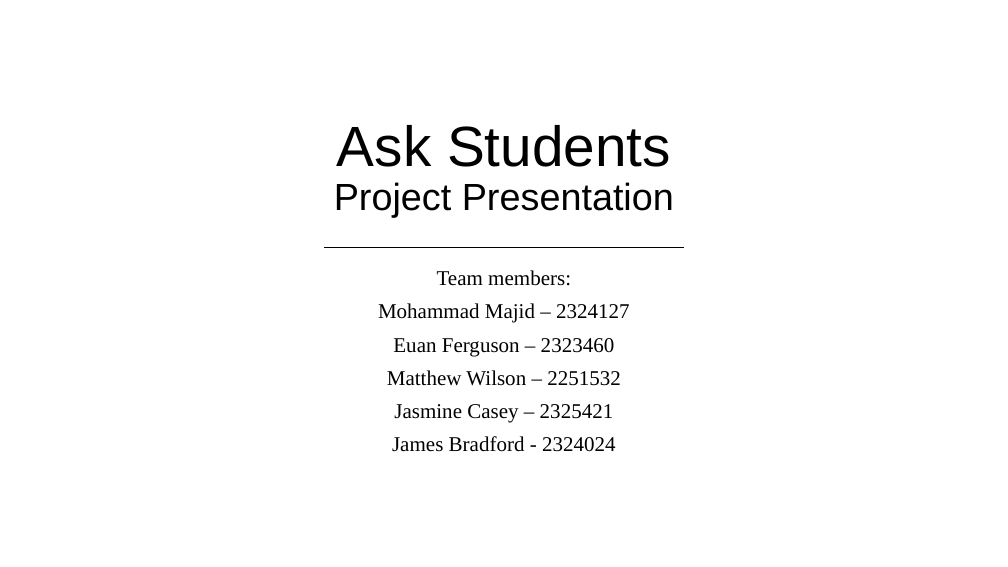
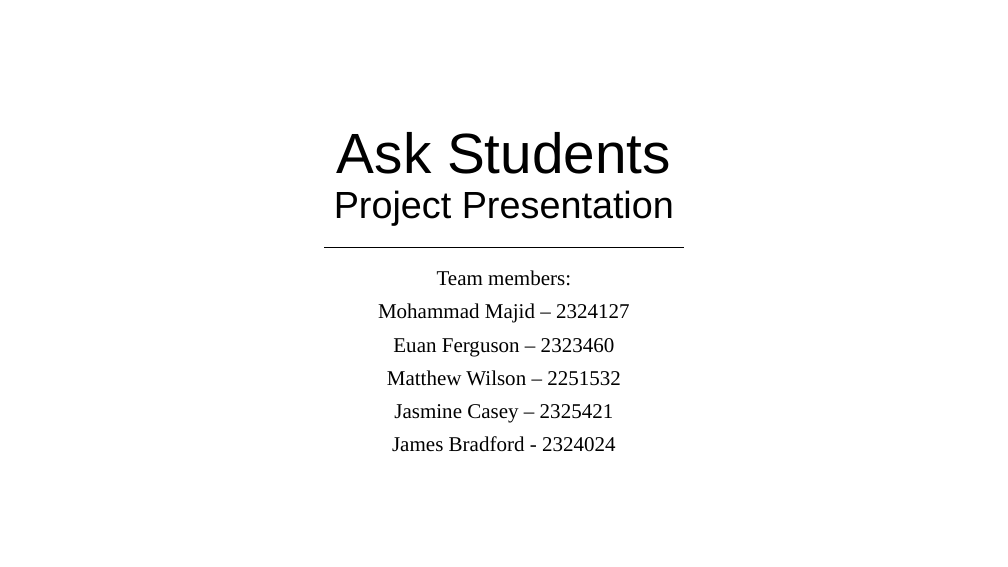
Before and after one commit to 2324127m/ask_students_project, a slide deck: slide 1 of Final Presentation.pptx. Drawn at 1008x567 pixels with LibreOffice and Linux fonts; fonts in the diff are those of the drawing; background and template pictures are left out. Boxes give left, top, right and bottom in pixels: in the first picture for what was removed or moved away, otherwise in the second. Text is boxed around its words. In the diff, an @@ line names an element or a change of style, - is before the commit and + after.

Commit message:
presentation

```diff
--- a/Final Presentation.pptx
+++ b/Final Presentation.pptx
@@ title "Ask Students Project Presentation": place and size @@
-title "Ask Students Project Presentation" at <box>334,125,674,218</box>
+title "Ask Students Project Presentation" at <box>334,132,674,225</box>
```
